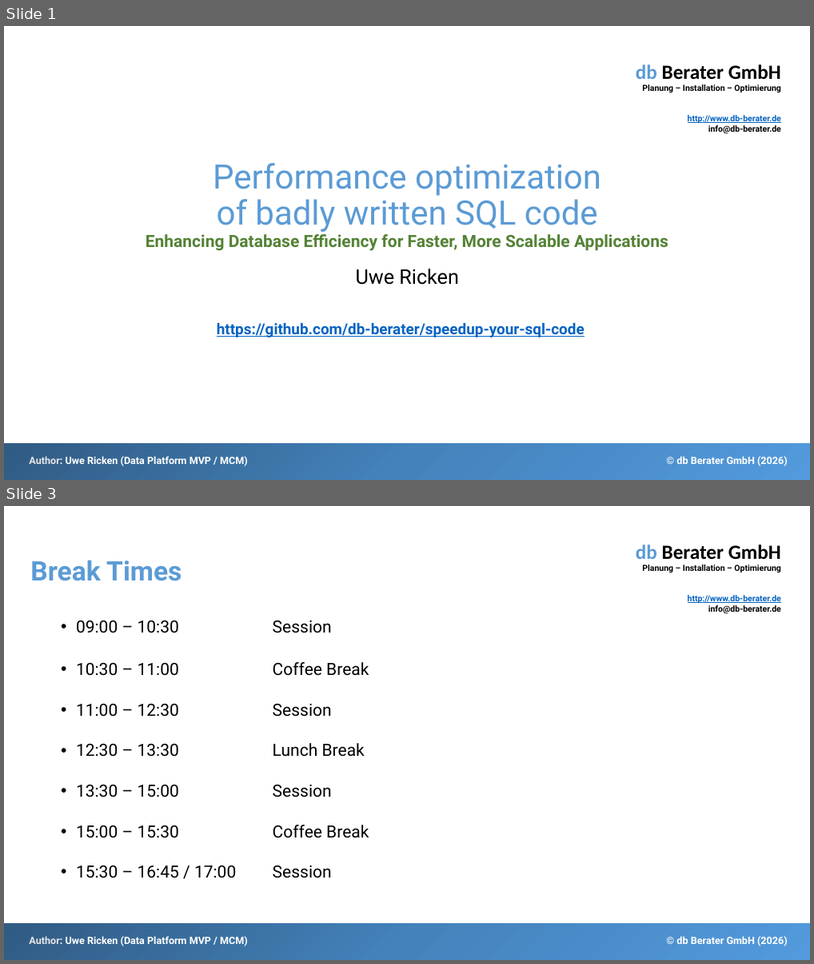
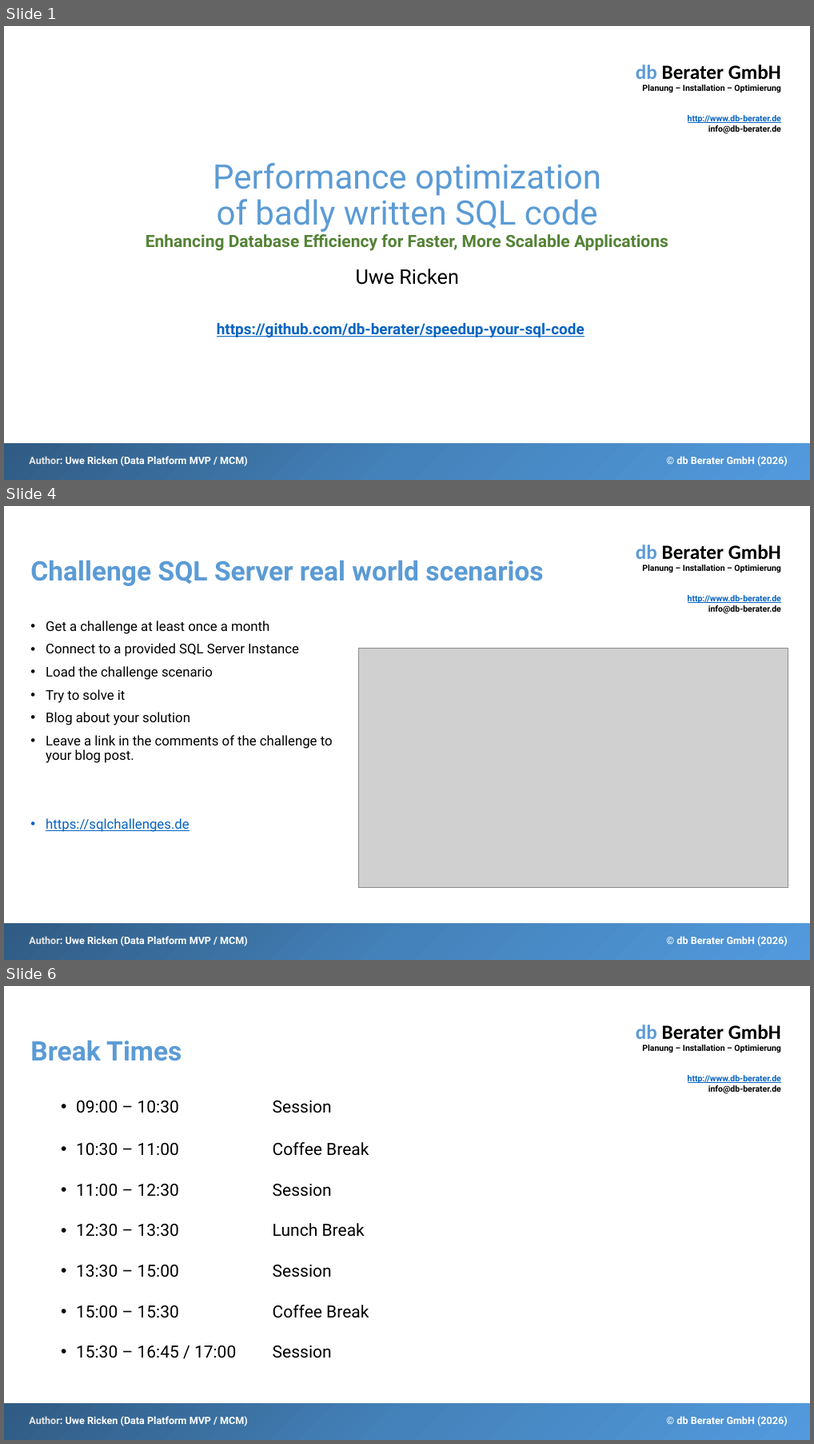
Before and after one commit to db-berater/speedup-your-sql-code, a slide deck: 01 - Documents and Preparation/Accelerate your T-SQL Code.pptx. Shown one above the other, each under a label of ours: slides 1 and 3 before the commit, slides 1, 4 and 6 after it; the slides between them are not shown. The pictures are 814x964 and 814x1444 pixels, drawn with LibreOffice and Linux fonts; fonts in the diff are those of the drawing; grey boxes stand for pictures. Boxes give left, top, right and bottom in pixels: in the first picture for what was removed or moved away, otherwise in the second. Text is boxed around its words. In the diff, an @@ line names an element or a change of style, - is before the commit and + after.

```diff
--- a/01 - Documents and Preparation/Accelerate your T-SQL Code.pptx
+++ b/01 - Documents and Preparation/Accelerate your T-SQL Code.pptx
@@ slide 4 added at box(4, 506, 810, 960), background #FFFFFF; not listed: 4 template elements that a slide beside it also shows @@
@@ title added at box(30, 560, 543, 586), 32 pt, text #5B9BD5, bold @@
+Challenge SQL Server real world scenarios
@@ text added at box(46, 620, 333, 832), 16 pt, text #000000 @@
+• Get a challenge at least once a month
+• Connect to a provided SQL Server Instance
+• Load the challenge scenario
+• Try to solve it
+• Blog about your solution
+• Leave a link in the comments of the challenge to your blog post.
+• https://sqlchallenges.de
@@ picture added at box(359, 648, 789, 888) @@
@@ what was slide 3 is now slide 6 @@
```
Also in this commit, not shown: 1 slide changed, 3 other slides added, 4 other files.
